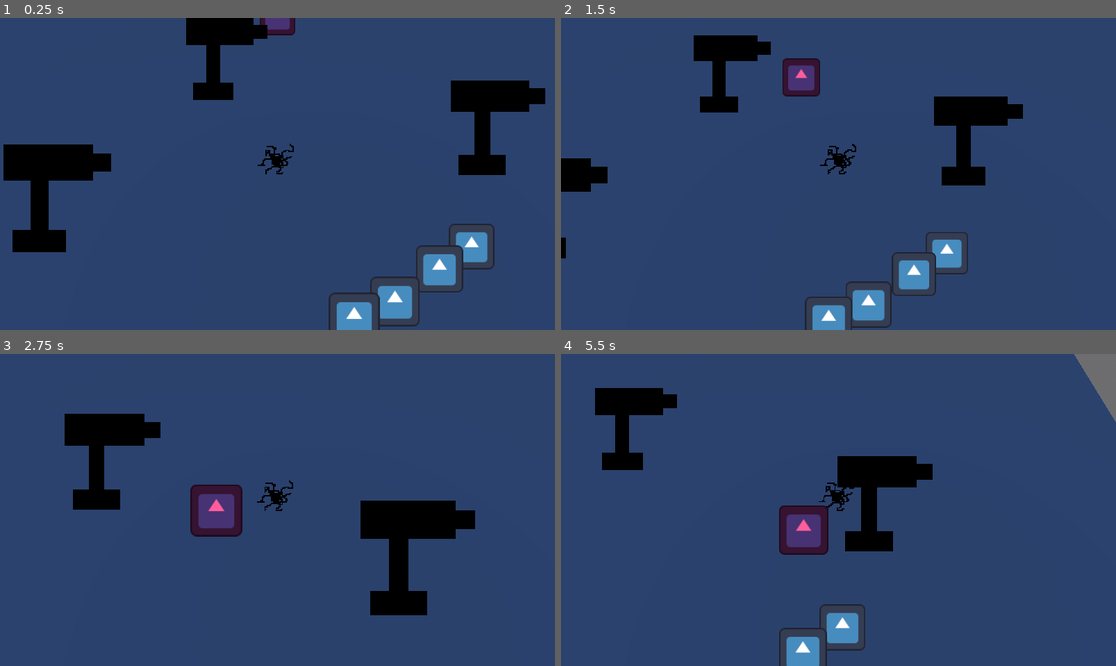
Above: before the commit, frames 1-4 (two rows, left to right).
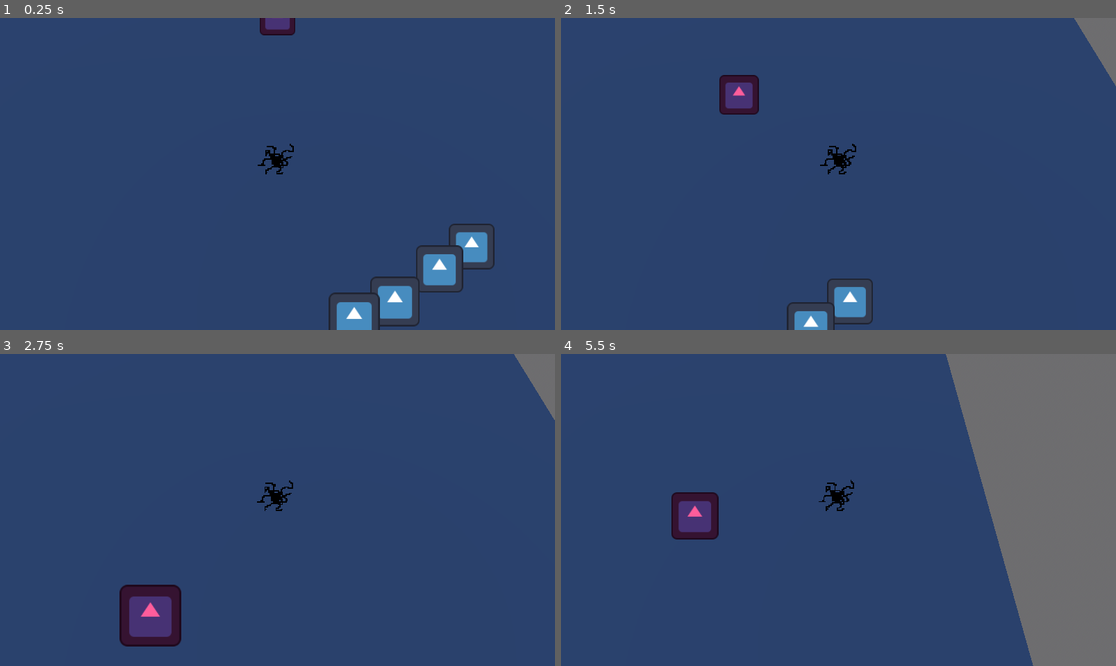
Above: after the commit, the same moments.

Repository: Area9579/Haustoria
Game: Godot game, scene res://Scenes/main.tscn
The game is run twice, just before and just after one commit, with the same random seed, the same clock (stepped at 60 frames per second) and the same inputs. The engine's default icon, where the game draws it, is replaced by a stand-in: a white triangle on a blue panel in a dark square.
Inputs (mouse positions are in pixels of both pictures, inside the frame that each line leads up to):
- Up to frame 1 (0.25 s): no input
- Up to frame 2 (1.5 s): move the mouse to (960, 158) at 0.52 s; press the mouse at (960, 158) at 0.53 s; tap Space (jump) at 0.77, 0.8, 1.07, 1.35 s; move the mouse to (727, 189) at 1.27 s; release the mouse at (727, 189) at 1.28 s
- Up to frame 3 (2.75 s): tap Space (jump) at 1.52, 1.82, 2.3 s; click (166, 525) at 1.55 s; move the mouse to (333, 441) at 2.02 s; press the mouse at (333, 441) at 2.03 s
- Up to frame 4 (5.5 s): move the mouse to (810, 572) at 2.77 s; release the mouse at (810, 572) at 2.78 s; click (810, 572) at 2.85 s; tap Space (jump) at 3.02, 3.32, 3.6, 3.77, 4.07, 4.52, 4.82, 5.3 s; move the mouse to (1005, 556) at 3.52 s; click (1005, 556) at 3.67 s; move the mouse to (672, 463) at 4.27 s; click (672, 463) at 4.35 s; move the mouse to (866, 510) at 5.02 s; press the mouse at (866, 510) at 5.03 s

The runs differ from the first frame. In frame 1, 7.6% of the frame differs, in the area x 0-99%, y 0-76%; in frame 2, 11%; in frame 3, 11%; in frame 4, 31%, in the area x 6-100%, y 0-100%.

Commit message:
Messy acceleration and deceleration

Diff:
--- a/Scenes/main.tscn
+++ b/Scenes/main.tscn
@@ -1,13 +1,13 @@
-[gd_scene load_steps=11 format=3 uid="uid://magi1winy2i"]
+[gd_scene load_steps=10 format=3 uid="uid://magi1winy2i"]
 
 [ext_resource type="PackedScene" uid="uid://bmkpfdmdrk7lf" path="res://Scenes/wall.tscn" id="1_vt5yp"]
-[ext_resource type="Texture2D" uid="uid://cpbh4qoh1ldpm" path="res://Assets/sentryPlaceholder.png" id="3_bpiof"]
 [ext_resource type="PackedScene" uid="uid://fl224xwk37sl" path="res://Scenes/MobileEnemy.tscn" id="6_u4pk0"]
 [ext_resource type="PackedScene" uid="uid://skk7130cpcoh" path="res://Scenes/Player.tscn" id="7_m2bmv"]
 
 [sub_resource type="NavigationMesh" id="NavigationMesh_qfgaq"]
-vertices = PackedVector3Array(0.7816, -0.051122, 2.5316, 2.5316, -0.051122, 2.2816, 3.0316, -0.051122, 1.5316, 3.0316, -0.051122, -13.7184, -13.7184, -0.051122, -13.7184, -13.7184, -0.051122, 4.2816, -1.2184, -0.051122, 4.2816, 5.5316, -0.051122, 1.0316, 5.7816, -0.051122, 1.5316, 13.7816, -0.051122, 1.5316, 13.7816, -0.051122, -13.7184, 3.5316, -0.051122, 1.0316, 1.7816, -0.051122, 5.2816, 1.0316, -0.051122, 5.2816, 0.7816, -0.051122, 6.0316, 3.2816, -0.051122, 4.5316, 2.2816, -0.051122, 4.5316, 5.2816, -0.051122, 3.2816, 3.5316, -0.051122, 3.7816, 0.0316, -0.051122, 13.7816, 0.0316, -0.051122, 6.0316, 13.7816, -0.051122, 13.7816, -0.9684, -0.051122, 5.7816, -13.7184, -0.051122, 13.7816)
-polygons = [PackedInt32Array(1, 0, 2), PackedInt32Array(2, 0, 5), PackedInt32Array(2, 5, 3), PackedInt32Array(3, 5, 4), PackedInt32Array(5, 0, 6), PackedInt32Array(8, 7, 9), PackedInt32Array(9, 7, 10), PackedInt32Array(10, 7, 3), PackedInt32Array(11, 2, 3), PackedInt32Array(7, 11, 3), PackedInt32Array(14, 13, 12), PackedInt32Array(12, 16, 15), PackedInt32Array(15, 18, 17), PackedInt32Array(12, 15, 14), PackedInt32Array(14, 15, 19), PackedInt32Array(19, 20, 14), PackedInt32Array(17, 8, 9), PackedInt32Array(17, 9, 15), PackedInt32Array(15, 9, 21), PackedInt32Array(15, 21, 19), PackedInt32Array(22, 20, 19), PackedInt32Array(22, 19, 6), PackedInt32Array(6, 19, 5), PackedInt32Array(5, 19, 23)]
+vertices = PackedVector3Array(-0.9684, -0.051122, 2.5316, 0.5316, -0.051122, 2.5316, 3.0316, -0.051122, 1.0316, -13.2184, -0.051122, 3.7816, -1.7184, -0.051122, 3.7816, 3.0316, -0.051122, -13.2184, -13.2184, -0.051122, -13.2184, 5.5316, -0.051122, 0.5316, 6.2816, -0.051122, 1.5316, 13.2816, -0.051122, 1.5316, 13.2816, -0.051122, -13.2184, 3.5316, -0.051122, 0.5316, 3.2816, -0.051122, 5.0316, 2.2816, -0.051122, 5.0316, 1.7816, -0.051122, 5.7816, 0.0316, -0.051122, 13.2816, 5.2816, -0.051122, 3.7816, 3.7816, -0.051122, 4.2816, 13.2816, -0.051122, 13.2816, 6.0316, -0.051122, 3.0316, 0.0316, -0.051122, 6.0316, -0.7184, -0.051122, 6.0316, -1.4684, -0.051122, 5.2816, -13.2184, -0.051122, 13.2816)
+polygons = [PackedInt32Array(2, 1, 0), PackedInt32Array(0, 4, 3), PackedInt32Array(0, 3, 2), PackedInt32Array(2, 3, 5), PackedInt32Array(5, 3, 6), PackedInt32Array(8, 7, 9), PackedInt32Array(9, 7, 10), PackedInt32Array(10, 7, 5), PackedInt32Array(11, 2, 5), PackedInt32Array(7, 11, 5), PackedInt32Array(13, 12, 14), PackedInt32Array(14, 12, 15), PackedInt32Array(17, 16, 12), PackedInt32Array(12, 16, 9), PackedInt32Array(12, 9, 18), PackedInt32Array(12, 18, 15), PackedInt32Array(19, 8, 9), PackedInt32Array(15, 20, 14), PackedInt32Array(16, 19, 9), PackedInt32Array(21, 20, 15), PackedInt32Array(21, 15, 22), PackedInt32Array(22, 15, 23), PackedInt32Array(22, 23, 3), PackedInt32Array(3, 4, 22)]
+agent_radius = 0.8
 
 [sub_resource type="BoxMesh" id="BoxMesh_j6jtq"]
 
@@ -50,7 +50,7 @@
 transform = Transform3D(1, 0, 0, 0, 1, 0, 0, 0, 1, 0.881, 0, 4.238)
 
 [node name="Wall3" parent="NavigationRegion3D" instance=ExtResource("1_vt5yp")]
-transform = Transform3D(1, 0, 0, 0, 1, 0, 0, 0, 1, 0, 0, 4.848)
+transform = Transform3D(1, 0, 0, 0, 1, 0, 0, 0, 1, 0, 0, 4.2527)
 
 [node name="Wall4" parent="NavigationRegion3D" instance=ExtResource("1_vt5yp")]
 transform = Transform3D(1, 0, 0, 0, 1, 0, 0, 0, 1, 2.5114, 0, 3.37576)
@@ -61,24 +61,6 @@
 [node name="Wall6" parent="NavigationRegion3D" instance=ExtResource("1_vt5yp")]
 transform = Transform3D(1, 0, 0, 0, 1, 0, 0, 0, 1, 4.52319, 0, 2.18476)
 
-[node name="Sprite3D" type="Sprite3D" parent="."]
-transform = Transform3D(10, 0, 0, 0, 10, 0, 0, 0, 10, -1.898, 1, -3.523)
-billboard = 1
-texture_filter = 2
-texture = ExtResource("3_bpiof")
-
-[node name="Sprite3D2" type="Sprite3D" parent="."]
-transform = Transform3D(10, 0, 0, 0, 10, 0, 0, 0, 10, 5.201, 1, -0.974)
-billboard = 1
-texture_filter = 2
-texture = ExtResource("3_bpiof")
-
-[node name="Sprite3D3" type="Sprite3D" parent="."]
-transform = Transform3D(10, 0, 0, 0, 10, 0, 0, 0, 10, -5.294, 1, 1)
-billboard = 1
-texture_filter = 2
-texture = ExtResource("3_bpiof")
-
 [node name="MobileEnemy" parent="." instance=ExtResource("6_u4pk0")]
 transform = Transform3D(1, 0, 0, 0, 1, 0, 0, 0, 1, 0, 0, -6.53397)
 
--- a/Scripts/player.gd
+++ b/Scripts/player.gd
@@ -1,14 +1,39 @@
 extends CharacterBody3D
 
-var clickPositionx
-var clickPositionz
 
-const SPEED = 5.0 #where is this being used?
+const SPEED = 5.0
 const JUMP_VELOCITY = 4.5
+var accel = 1
 
 func _ready() -> void:
-	moveTowardsMousePosition() #initiates the mouse tracking loop
+	pass
 
+
+func _physics_process(delta: float) -> void:
+	#below code for jumping
+	if not is_on_floor():
+		velocity += get_gravity() * delta
+
+	if Input.is_action_just_pressed("jump") and is_on_floor():
+		velocity.y = JUMP_VELOCITY
+
+	if Input.is_action_pressed("Left Click"):
+		var directionVector: Vector2 = getDirectionVector()
+		slideTowardsMouse(directionVector,delta)
+	elif Input.is_action_just_released("Left Click"):
+		decelerate(delta)
+		accel = 1
+		#velocity.x = 0
+		#velocity.z = 0
+	decelerate(delta)
+
+	move_and_slide()
+
+func _input(event: InputEvent) -> void:
+	if event is InputEventMouseButton:
+		if event.button_index == MOUSE_BUTTON_LEFT:
+			if event.pressed:
+				pass
 
 func raycastOnMousePosition(): #function that greates a raycast from the camera to a space in the 3D world based on the mouse position
 	var cam = get_viewport().get_camera_3d()
@@ -31,7 +56,34 @@
 	return position
 
 
-func moveTowardsMousePosition(): #moves the player towards the position of the mouse
+func getDirectionVector():
+	var mousePos = Vector2(getMouseWorldPosition().x,getMouseWorldPosition().z)
+	var playerVector2 = Vector2(position.x,position.z)
+	var degreeAngle = -rad_to_deg(playerVector2.angle_to_point(mousePos))
+	var directionVector = Vector2(cos(deg_to_rad(degreeAngle)),sin(deg_to_rad(degreeAngle)))
+	return directionVector
+
+
+func slideTowardsMouse(directionVector,delta):
+	velocity.x = directionVector.x * SPEED * accel
+	velocity.z = -directionVector.y * SPEED * accel
+	if accel < 2:
+		accel += 3 * delta
+
+
+
+func decelerate(delta):
+	if velocity.x > 0:
+		velocity.x -= 8 * delta
+	elif velocity.x < 0:
+		velocity.x += 8 * delta
+	if velocity.z < 0:
+		velocity.z += 8 * delta
+	elif velocity.z > 0:
+		velocity.z -= 8 * delta
+
+
+func moveTowardsMousePosition(): #moves the playezr towards the position of the mouse
 	await awaitTimer()
 	if (abs(position.x-getMouseWorldPosition().x) > 1.2):
 		position.x = move_toward(position.x,getMouseWorldPosition().x,0.06)
@@ -42,16 +94,3 @@
 func awaitTimer(): #this timer determens how frequently to call the player movement function
 	await get_tree().create_timer(0.004).timeout
 	moveTowardsMousePosition()
-
-
-
-func _physics_process(delta: float) -> void:
-	#below code for jumping
-	if not is_on_floor():
-		velocity += get_gravity() * delta
-
-	if Input.is_action_just_pressed("jump") and is_on_floor():
-		velocity.y = JUMP_VELOCITY
-
-
-	move_and_slide()
--- a/project.godot
+++ b/project.godot
@@ -26,3 +26,8 @@
 "events": [Object(InputEventKey,"resource_local_to_scene":false,"resource_name":"","device":-1,"window_id":0,"alt_press …(191 unchanged characters)…
 ]
 }
+"Left Click"={
+"deadzone": 0.5,
+"events": [Object(InputEventMouseButton,"resource_local_to_scene":false,"resource_name":"","device":-1,"window_id":0,"alt_pressed":false,"shift_pressed":false,"ctrl_pressed":false,"meta_pressed":false,"button_mask":1,"position":Vector2(228, 17),"global_position":Vector2(237, 63),"factor":1.0,"button_index":1,"canceled":false,"pressed":true,"double_click":false,"script":null)
+]
+}
